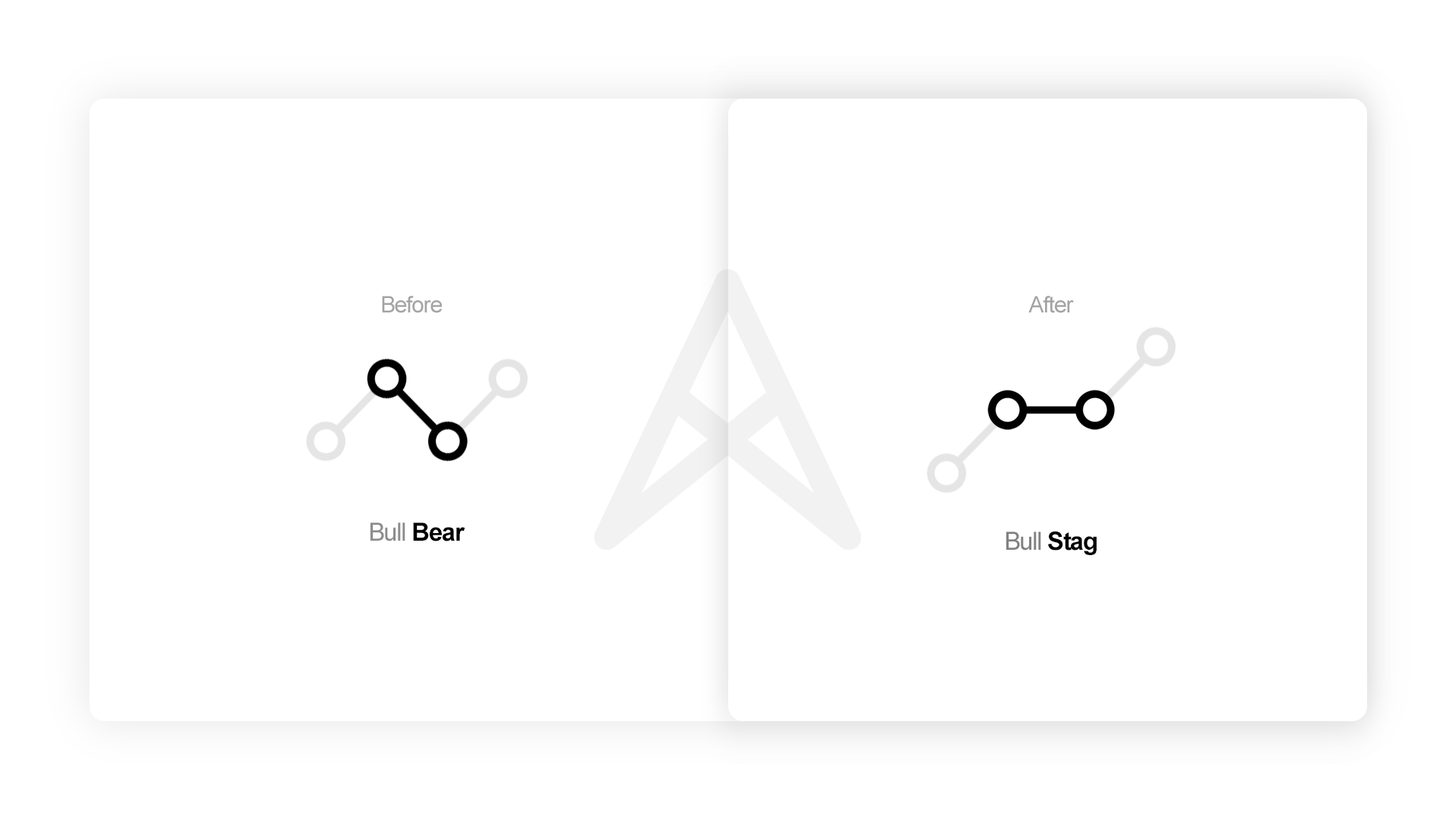
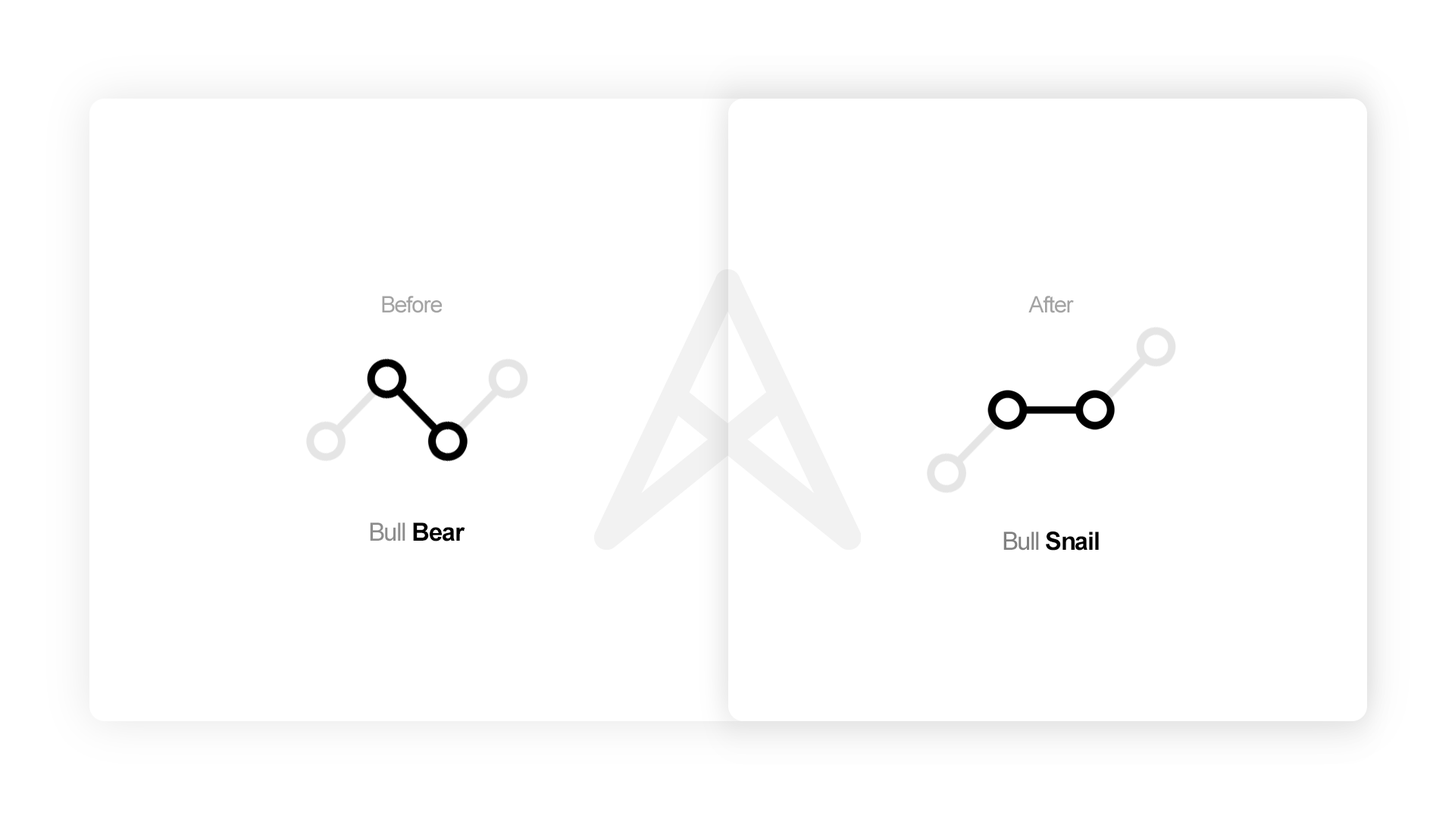
Comparing the layer stacks of the two 1455px x 819px images. Changes:
renamed "Bull Stag" to "Bull Snail", painted on it over [1003, 530, 1100, 555]
